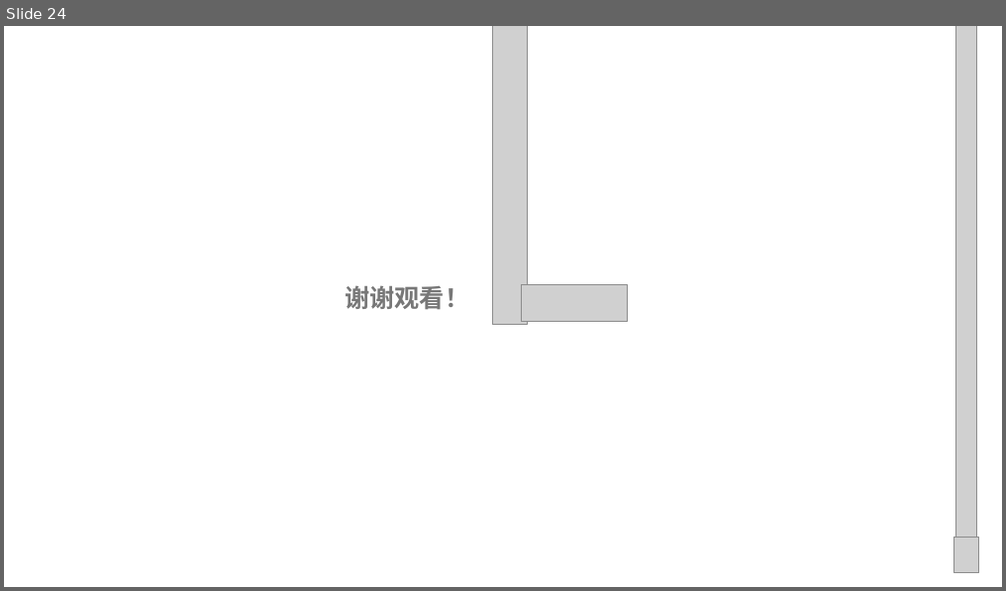
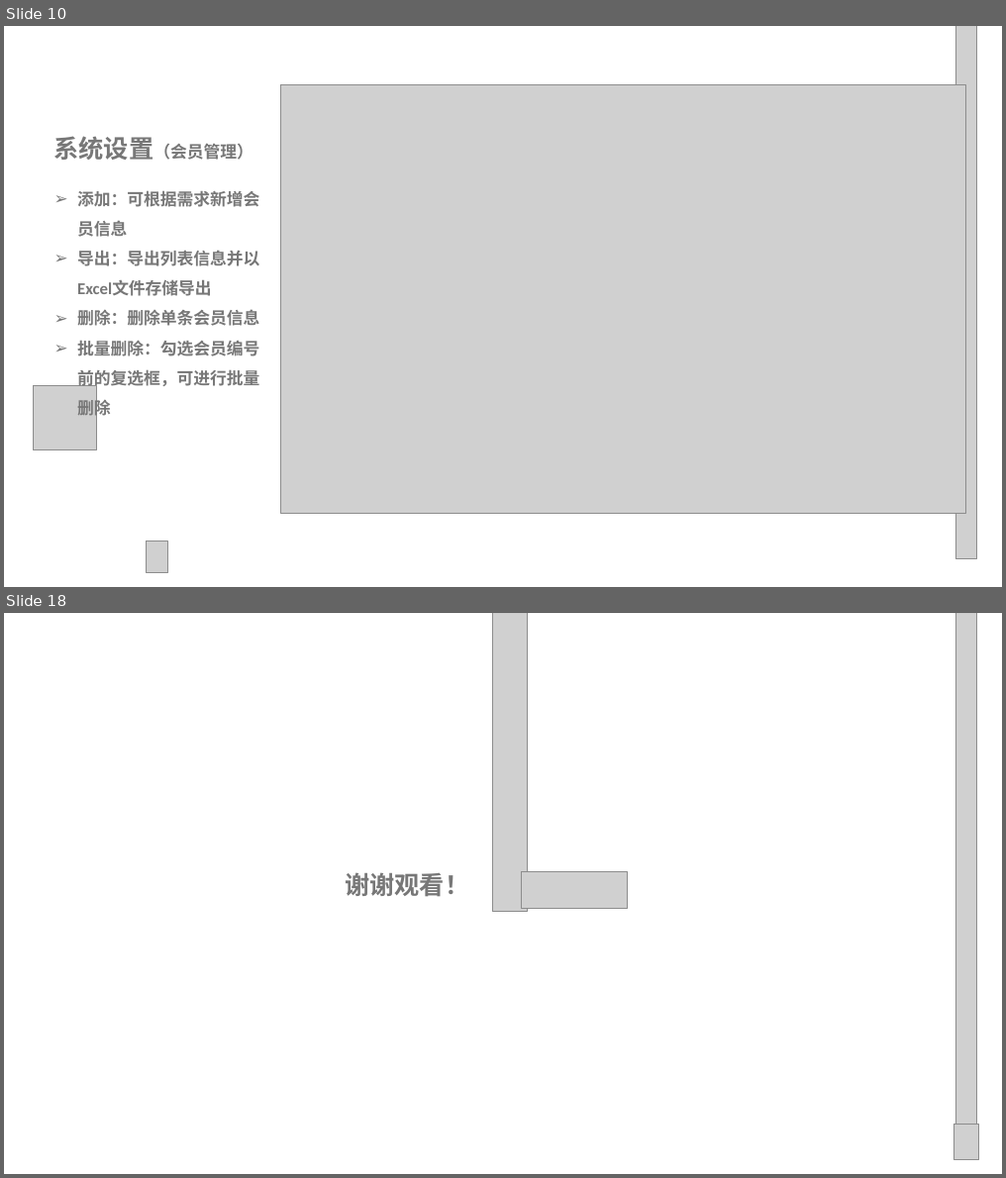
Before and after one commit to Interesting14/Library-management-system, a slide deck: 交付文档(上交到东软)/10.图书信息系统汇报答辩.pptx. Shown one above the other, each under a label of ours: slide 24 before the commit, slides 10 and 18 after it; the slides between them are not shown. The pictures are 1006x591 and 1006x1178 pixels, drawn with LibreOffice and Linux fonts; fonts in the diff are those of the drawing; grey boxes stand for pictures; background and template pictures are left out. Boxes give left, top, right and bottom in pixels: in the first picture for what was removed or moved away, otherwise in the second. Text is boxed around its words. In the diff, an @@ line names an element or a change of style, - is before the commit and + after.

```diff
--- a/交付文档(上交到东软)/10.图书信息系统汇报答辩.pptx
+++ b/交付文档(上交到东软)/10.图书信息系统汇报答辩.pptx
@@ slide 10 added at bbox=[4, 26, 1002, 587], background picture (left out) @@
@@ picture added at bbox=[955, 26, 976, 560] @@
@@ picture added at bbox=[281, 85, 966, 513] @@
@@ text added at bbox=[54, 136, 259, 419], 16 pt, text #777777, bold @@
+系统设置（会员管理）
+➢ 添加：可根据需求新增会员信息
+➢ 导出：导出列表信息并以Excel文件存储导出
+➢ 删除：删除单条会员信息
+➢ 批量删除：勾选会员编号前的复选框，可进行批量删除
@@ picture added at bbox=[33, 386, 97, 451] @@
@@ text added at bbox=[604, 453, 687, 513], 40 pt, text #99CC00 @@
+假字
@@ picture added at bbox=[146, 542, 168, 573] @@
@@ what was slide 24 is now slide 18 @@
```
Also in this commit, not shown: 5 slides changed, 11 other slides added, 18 slides removed.
